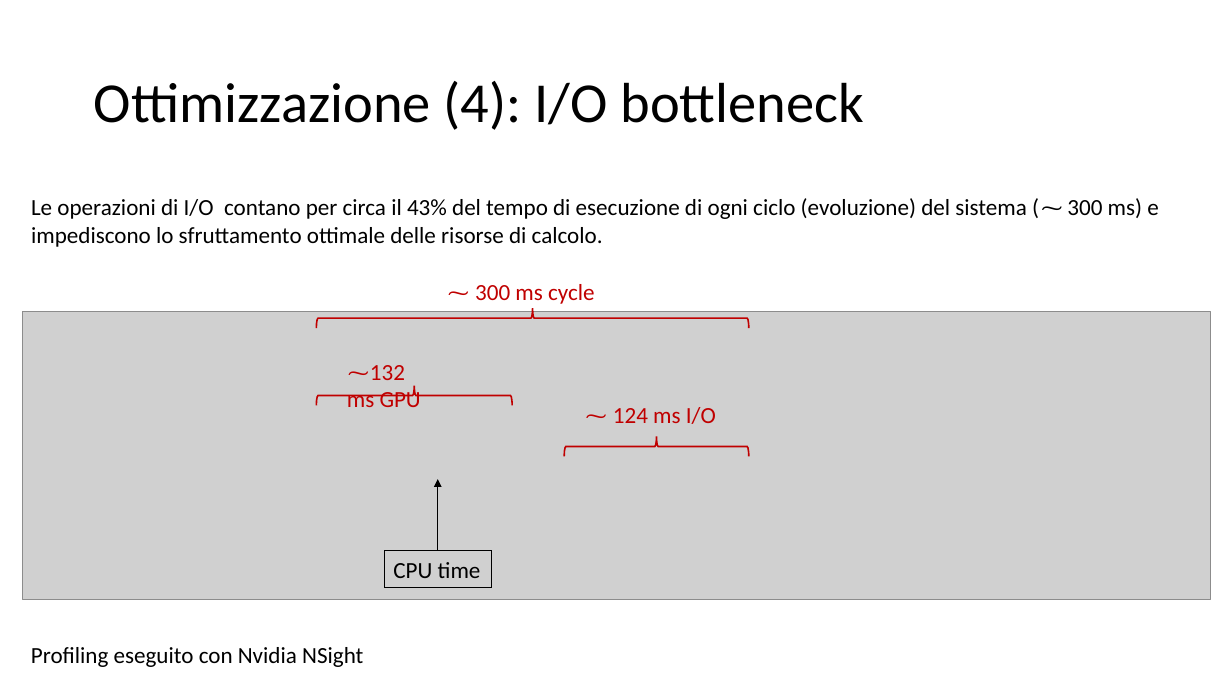
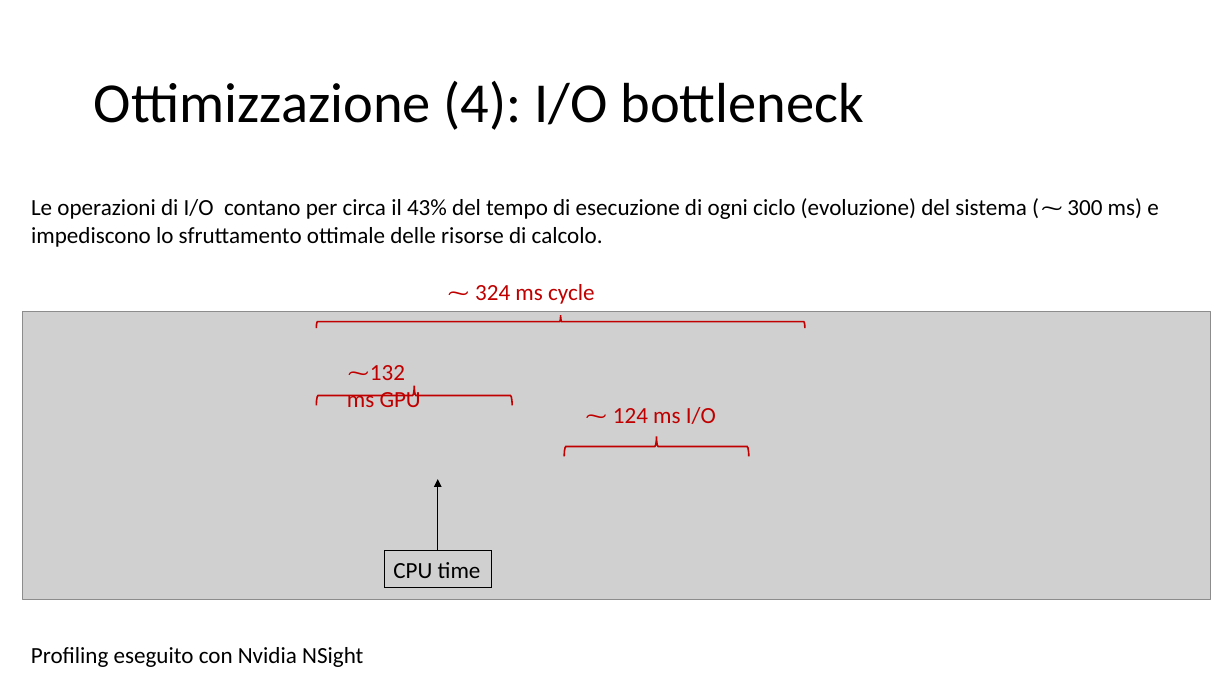
Before and after one commit to piepor/particles-simulation-parallel, a slide deck: slide 11 of presentazione/presentazione.pptx. Drawn at 1232x693 pixels with LibreOffice and Linux fonts; fonts in the diff are those of the drawing; grey boxes stand for pictures. Boxes give left, top, right and bottom in pixels: in the first picture for what was removed or moved away, otherwise in the second. Text is boxed around its words. In the diff, an @@ line names an element or a change of style, - is before the commit and + after.

```diff
--- a/presentazione/presentazione.pptx
+++ b/presentazione/presentazione.pptx
@@ text at bbox=[475, 284, 594, 304]: text changed @@
-⁓ 300 ms cycle
+⁓ 324 ms cycle
@@ left brace: place and size @@
-left brace at bbox=[317, 308, 750, 328]
+left brace at bbox=[317, 316, 805, 329]
```
Also in this commit, not shown: 6 other slides changed, 2 slides added, 6 slides removed, 1 other file.
